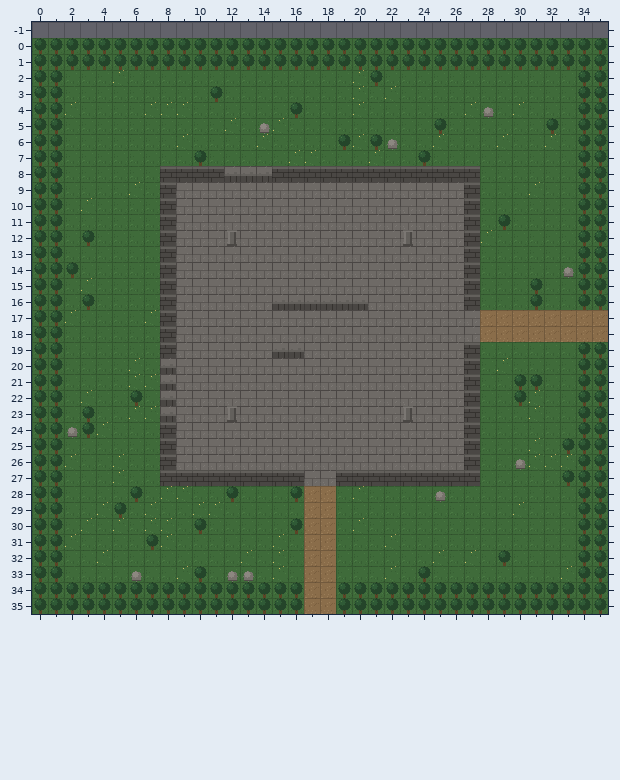
An edit to a level. Tiled map (JSON), client/public/maps/ruinas.tmj. This is how it looked before the edit.
Cells are 16x16 px. Shown: x 0..35, y -1..35.
Now the later version:
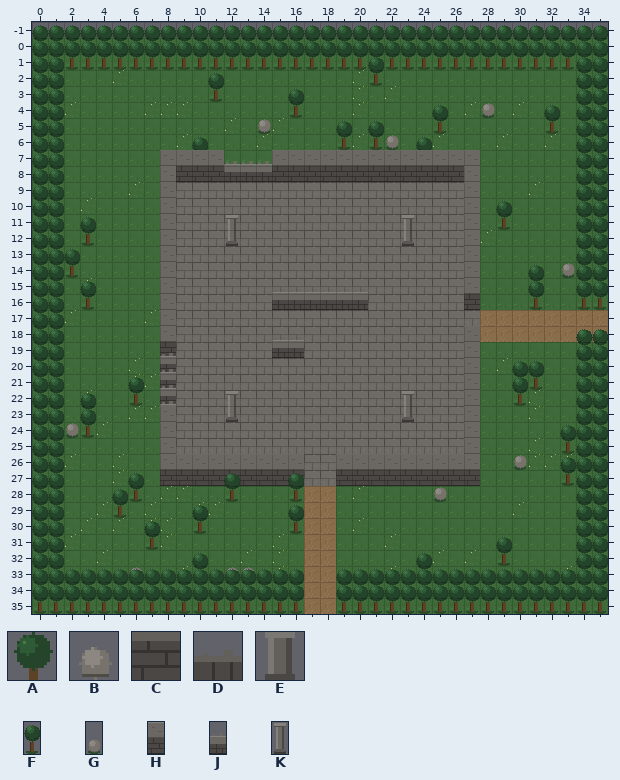
Key: from "placeholder": A 8, B 9, C 10, D 11, E 12; from "placeholder-tall": F 0, G 1, H 2, J 3, K 4.
_ is an empty cell.
From old to new:
Layer "sorted":
Tile A gives way to tile F in rows 0 to 1 at x 0 to 35; in row 2 at x 0 to 1, 21 and 34 to 35; in row 3 at x 0 to 1, 11 and 34 to 35; in row 4 at x 0 to 1, 16 and 34 to 35; in row 5 at x 0 to 1, 25, 32 and 34 to 35; in row 6 at x 0 to 1, 19, 21 and 34 to 35.
Tile A gives way to tile F in row 7 at x 0 to 1, 10, 24 and 34 to 35; in rows 8 to 10 at x 0 to 1 and 34 to 35; in row 11 at x 0 to 1, 29 and 34 to 35; in row 12 at x 0 to 1, 3 and 34 to 35; in row 13 at x 0 to 1 and 34 to 35; in row 14 at x 0 to 2 and 34 to 35.
Tile A gives way to tile F in row 15 at x 0 to 1, 31 and 34 to 35; in row 16 at x 0 to 1, 3, 31 and 34 to 35; in rows 17 to 18 at x 0 to 1; in rows 19 to 20 at x 0 to 1 and 34 to 35; in row 21 at x 0 to 1, 30 to 31 and 34 to 35; in row 22 at x 0 to 1, 6, 30 and 34 to 35.
Tile A gives way to tile F in rows 23 to 24 at x 0 to 1, 3 and 34 to 35; in row 25 at x 0 to 1 and 33 to 35; in row 26 at x 0 to 1 and 34 to 35; in row 27 at x 0 to 1 and 33 to 35; in row 28 at x 0 to 1, 6, 12, 16 and 34 to 35; in row 29 at x 0 to 1, 5 and 34 to 35.
Tile A gives way to tile F in row 30 at x 0 to 1, 10, 16 and 34 to 35; in row 31 at x 0 to 1, 7 and 34 to 35; in row 32 at x 0 to 1, 29 and 34 to 35; in row 33 at x 0 to 1, 10, 24 and 34 to 35; in rows 34 to 35 at x 0 to 16 and 19 to 35.
Tile B gives way to tile G in row 4 at x 28; in row 5 at x 14; in row 6 at x 22; in row 14 at x 33; in row 24 at x 2; in row 26 at x 30.
Tile B gives way to tile G in row 28 at x 25; in row 33 at x 6 and 12 to 13.
Tile C gives way to tile H in row 8 at x 8 to 11 and 15 to 27; in rows 9 to 16 at x 8 and 27; in rows 17 to 18 at x 8; in row 19 at x 8 and 27; in rows 20 to 23 at x 27; in rows 24 to 26 at x 8 and 27.
Tile C gives way to tile H in row 27 at x 8 to 16 and 19 to 27.
Tile D gives way to tile J in row 8 at x 12 to 14; in row 16 at x 15 to 20; in row 19 at x 15 to 16; in rows 20 to 23 at x 8.
Tile E gives way to tile K in row 12 at x 12 and 23; in row 23 at x 12 and 23.
